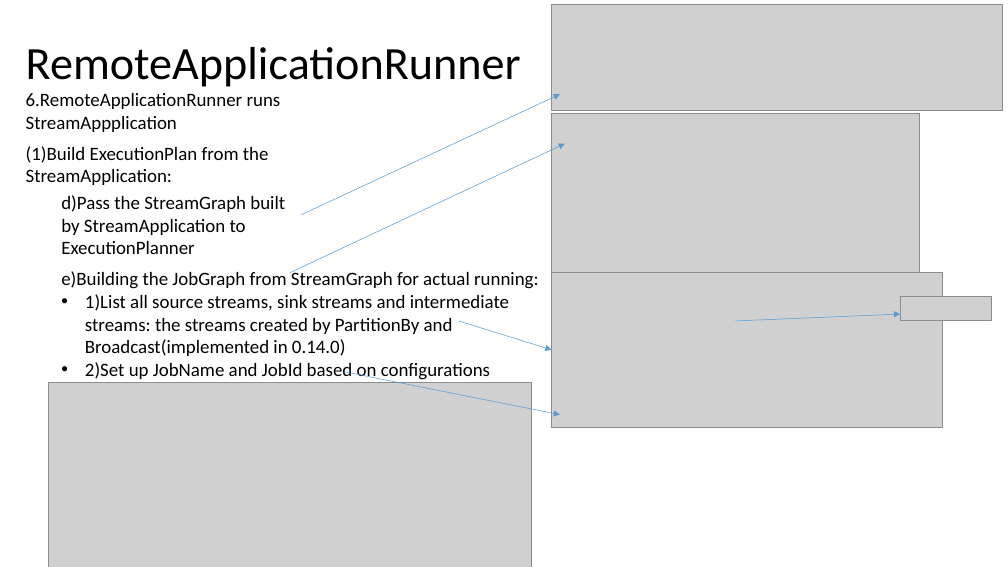
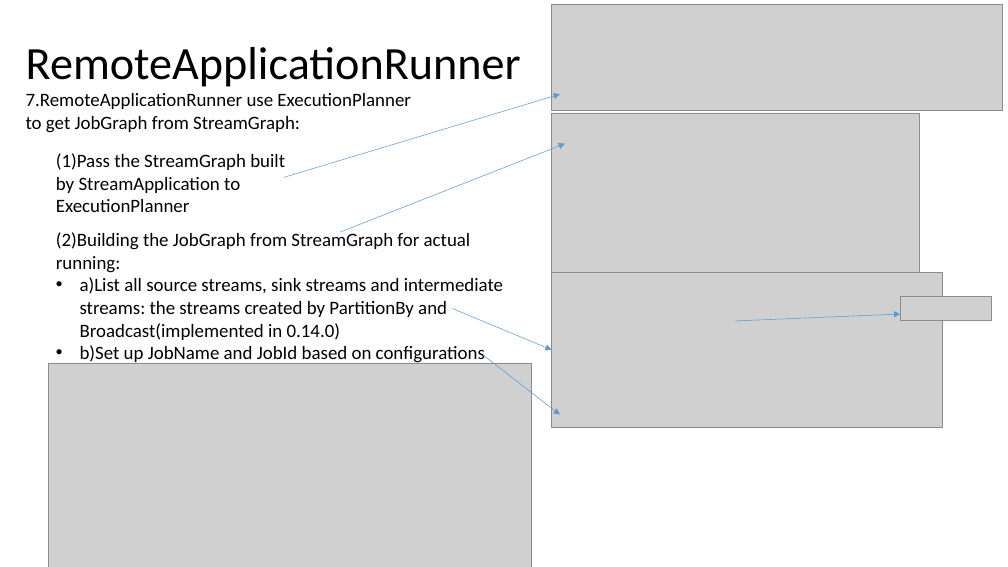
Before and after one commit to Swrrt/Samza-Documents, a slide deck: slide 44 of Documentation/SamzaStructure.pptx (slide 43 before the commit). Drawn at 1008x567 pixels with LibreOffice and Linux fonts; fonts in the diff are those of the drawing; grey boxes stand for pictures. Boxes give left, top, right and bottom in pixels: in the first picture for what was removed or moved away, otherwise in the second. Text is boxed around its words. In the diff, an @@ line names an element or a change of style, - is before the commit and + after.

Commit message:
StreamManager

```diff
--- a/Documentation/SamzaStructure.pptx
+++ b/Documentation/SamzaStructure.pptx
@@ text at [26,93,411,133]: text changed @@
-6.RemoteApplicationRunner runs StreamAppplication
+7.RemoteApplicationRunner use ExecutionPlanner to get JobGraph from StreamGraph:
@@ arrow moved from (301, 215) - (560, 95) to (284, 178) - (560, 95) @@
@@ text removed at [26,146,269,185] @@
-(1)Build ExecutionPlan from the StreamApplication:
@@ arrow moved from (290, 273) - (565, 144) to (340, 232) - (565, 144) @@
@@ text at [56,153,285,212]: text changed @@
-d)Pass the StreamGraph built by StreamApplication to ExecutionPlanner
+(1)Pass the StreamGraph built by StreamApplication to ExecutionPlanner
@@ text at [56,230,503,365]: text changed @@
-e)Building the JobGraph from StreamGraph for actual running:
-• 1)List all source streams, sink streams and intermediate streams: the streams created by PartitionBy and Broadcast(implemented in 0.14.0)
-• 2)Set up JobName and JobId based on configurations
+(2)Building the JobGraph from StreamGraph for actual running:
+• a)List all source streams, sink streams and intermediate streams: the streams created by PartitionBy and Broadcast(implemented in 0.14.0)
+• b)Set up JobName and JobId based on configurations
@@ arrow moved from (459, 321) - (552, 350) to (453, 309) - (552, 350) @@
@@ arrow moved from (346, 372) - (560, 414) to (483, 355) - (560, 414) @@
@@ picture: place and size @@
-picture at [48,383,532,567]
+picture at [48,363,532,567]
```
Also in this commit, not shown: 23 other slides changed, 1 slide added.
